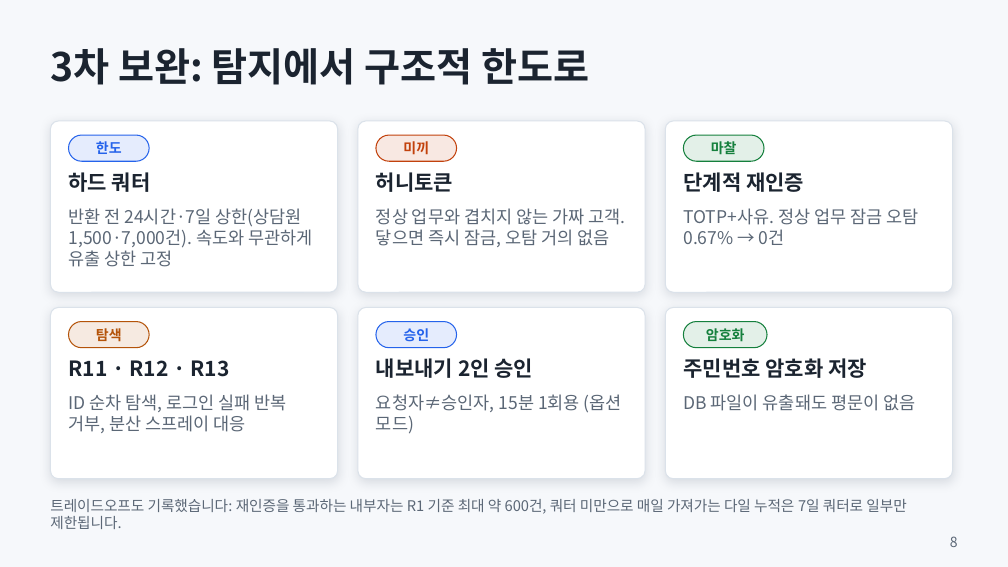
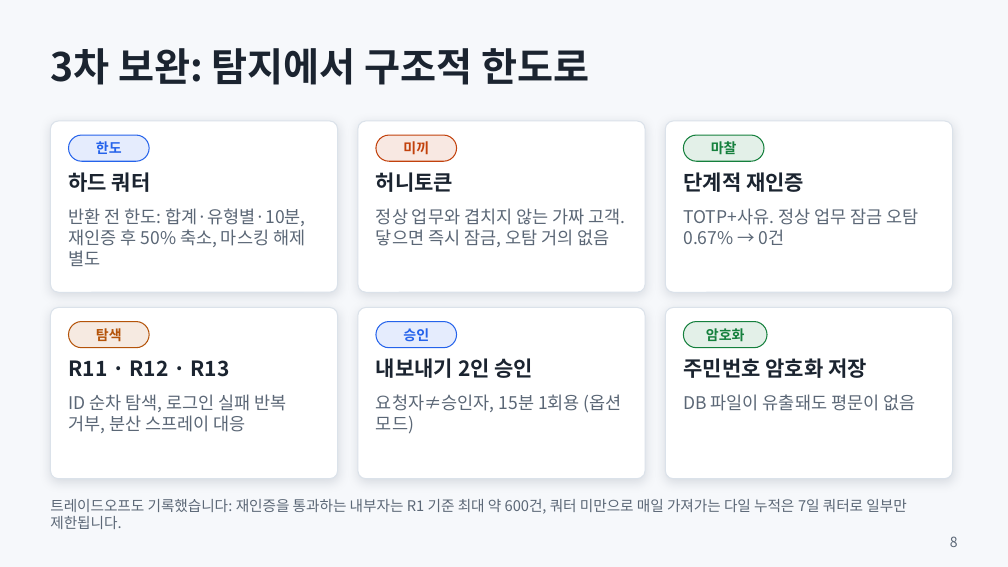
Before and after one commit to shk12170-dev/Defense-follow, a slide deck: slide 8 of docs/presentation.pptx. Drawn at 1008x567 pixels with LibreOffice and Linux fonts; fonts in the diff are those of the drawing. Boxes give left, top, right and bottom in pixels: in the first picture for what was removed or moved away, otherwise in the second. Text is boxed around its words. In the diff, an @@ line names an element or a change of style, - is before the commit and + after.

```diff
--- a/docs/presentation.pptx
+++ b/docs/presentation.pptx
@@ text at [69, 208, 305, 266]: text changed @@
-반환 전 24시간·7일 상한(상담원 1,500·7,000건). 속도와 무관하게 유출 상한 고정
+반환 전 한도: 합계·유형별·10분, 재인증 후 50% 축소, 마스킹 해제 별도
```
Also in this commit, not shown: 6 other slides changed, 1 slide added, 15 other files.
